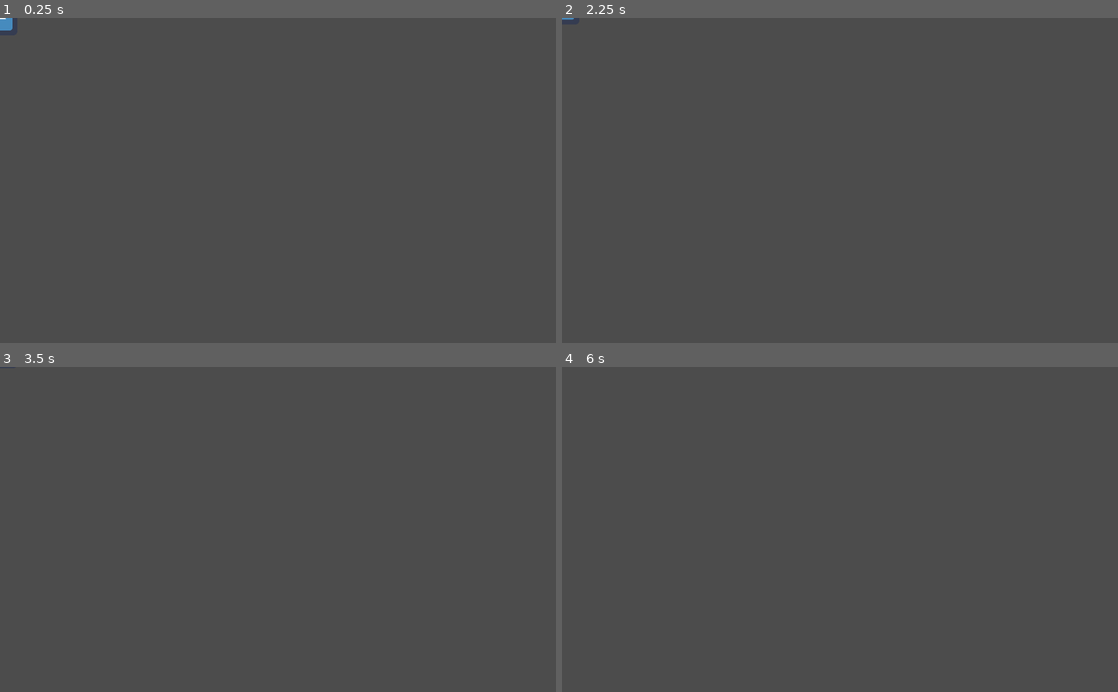
Above: before the commit, frames 1-4 (two rows, left to right).
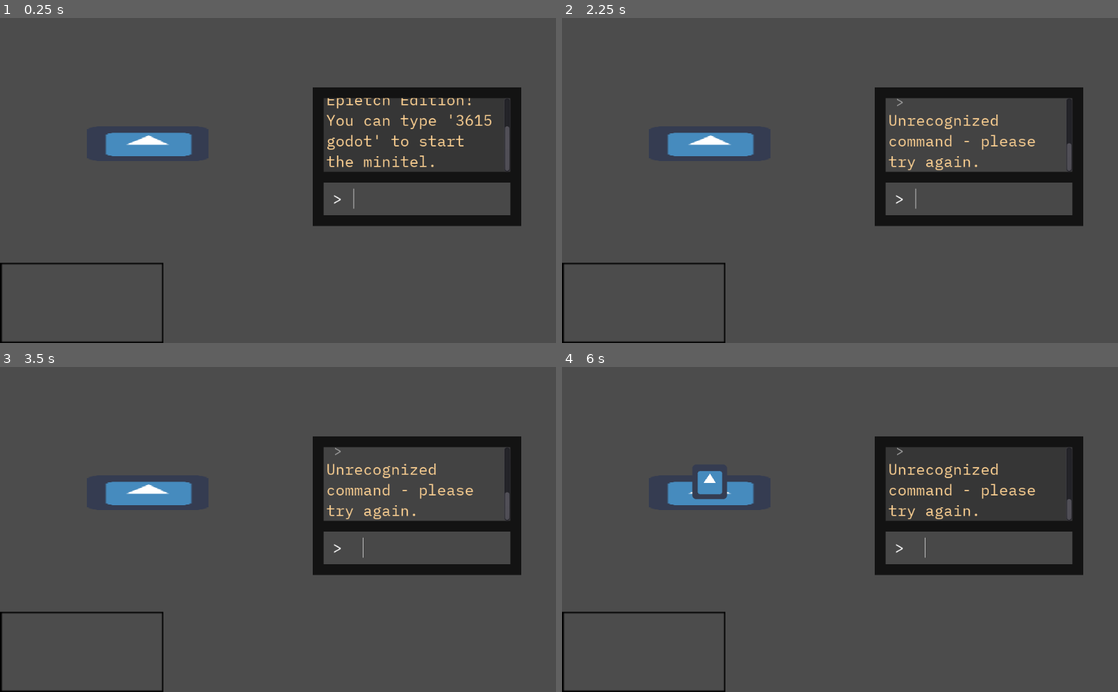
Above: after the commit, the same moments.

Repository: Armindster/success-abuse-epic-epietch-edition
Game: Godot game, scene res://Game/GameScreen.tscn
Two runs of this game, one before a commit and one after it. Both use one fixed random seed, a clock stepped at 60 frames per second and the inputs below. Before the commit the project starts from res://fax/Fax.tscn. The engine's default icon, where the game draws it, is replaced by a stand-in: a white triangle on a blue panel in a dark square.
Inputs (mouse positions are in pixels of both pictures, inside the frame that each line leads up to):
- Up to frame 1 (0.25 s): no input
- Up to frame 2 (2.25 s): tap Enter at 0.5, 2 s; move the mouse to (962, 164) at 0.52 s; click (962, 164) at 0.67 s; tap Space at 1.25 s; move the mouse to (728, 196) at 1.27 s; click (728, 196) at 1.42 s; move the mouse to (895, 109) at 2.02 s; click (895, 109) at 2.17 s
- Up to frame 3 (3.5 s): tap Space at 2.75 s; move the mouse to (250, 594) at 2.77 s; click (250, 594) at 2.92 s
- Up to frame 4 (6 s): tap Enter at 3.5 s; move the mouse to (1006, 578) at 3.52 s; click (1006, 578) at 3.67 s; tap Space at 4.25 s; move the mouse to (673, 480) at 4.27 s; click (673, 480) at 4.42 s; move the mouse to (867, 529) at 5.02 s; click (867, 529) at 5.17 s; move the mouse to (756, 448) at 5.77 s; click (756, 448) at 5.92 s

The runs differ from the first frame. In frame 1, 7.8% of the frame differs, in the area x 0-94%, y 0-100%; in frame 2, 7.6%; in frame 3, 7.6%; in frame 4, 7.5%.

Commit message:
Add GameScreen

Diff:
--- a/fax/Fax.tscn
+++ b/Fax/Fax.tscn
@@ -1,7 +1,7 @@
 [gd_scene load_steps=4 format=2]
 
 [ext_resource path="res://icon.png" type="Texture" id=1]
-[ext_resource path="res://fax/Fax.gd" type="Script" id=2]
+[ext_resource path="res://Fax/Fax.gd" type="Script" id=2]
 
 [sub_resource type="RectangleShape2D" id=1]
 extents = Vector2( 32, 32 )
--- a/fax/Telefax.gd
+++ b/Fax/Telefax.gd
@@ -7,14 +7,10 @@
 
 func start_timer():
 	var time = randi() % 10 + 1
-	print("Time: ", time)
 	tmr.set_wait_time(time)
 	tmr.start()
 
 func _on_Timer_timeout():
-	print("Timeout")
 	if not get_node("Fax"):
-		print("Create fax")
-		add_child(load("res://fax/Fax.tscn").instance(), get_child_count() - 1)
-		get_node("Fax").position = Vector2(100, 100)
+		add_child(load("res://Fax/Fax.tscn").instance())
 	start_timer()
--- a/fax/Telefax.tscn
+++ b/Fax/Telefax.tscn
@@ -1,6 +1,6 @@
 [gd_scene load_steps=3 format=2]
 
-[ext_resource path="res://fax/Telefax.gd" type="Script" id=1]
+[ext_resource path="res://Fax/Telefax.gd" type="Script" id=1]
 [ext_resource path="res://icon.png" type="Texture" id=2]
 
 [node name="Telefax" type="Node2D"]
--- /dev/null
+++ b/Game/GameScreen.gd
@@ -0,0 +1,11 @@
+extends Node2D
+
+onready var Telefax = get_node("Telefax")
+onready var Minitel = get_node("Minitel")
+onready var Carton = get_node("Carton")
+
+func _ready():
+	randomize()
+
+func _process(delta):
+	pass
--- /dev/null
+++ b/Game/GameScreen.tscn
@@ -0,0 +1,38 @@
+[gd_scene load_steps=6 format=2]
+
+[ext_resource path="res://Fax/Telefax.tscn" type="PackedScene" id=1]
+[ext_resource path="res://Minitel/Minitel.tscn" type="PackedScene" id=2]
+[ext_resource path="res://Carton/Carton.tscn" type="PackedScene" id=3]
+[ext_resource path="res://Game/GameScreen.gd" type="Script" id=4]
+[ext_resource path="res://Bouton/Bouton.tscn" type="PackedScene" id=5]
+
+[node name="GameScreen" type="Node2D"]
+script = ExtResource( 4 )
+
+[node name="Minitel" parent="." instance=ExtResource( 2 )]
+anchor_right = 0.0
+anchor_bottom = 0.0
+margin_left = 576.0
+margin_top = 128.0
+margin_right = 960.0
+margin_bottom = 384.0
+
+[node name="Carton" parent="." instance=ExtResource( 3 )]
+
+[node name="Telefax" parent="." instance=ExtResource( 1 )]
+position = Vector2( 272, 232 )
+
+[node name="Bouton" parent="." instance=ExtResource( 5 )]
+margin_left = 448.0
+margin_top = 352.0
+margin_right = 448.0
+margin_bottom = 352.0
+
+[node name="HBoxContainer" type="VBoxContainer" parent="."]
+margin_left = 1178.0
+margin_top = 48.0
+margin_right = 1282.0
+margin_bottom = 592.0
+__meta__ = {
+"_edit_use_anchors_": false
+}
--- a/project.godot
+++ b/project.godot
@@ -11,7 +11,7 @@
 [application]
 
 config/name="Success Abuse : Epic Epietch Edition"
-run/main_scene="res://fax/Fax.tscn"
+run/main_scene="res://Game/GameScreen.tscn"
 config/icon="res://icon.png"
 
 [physics]
Renamed: fax/Fax.gd -> Fax/Fax.gd
